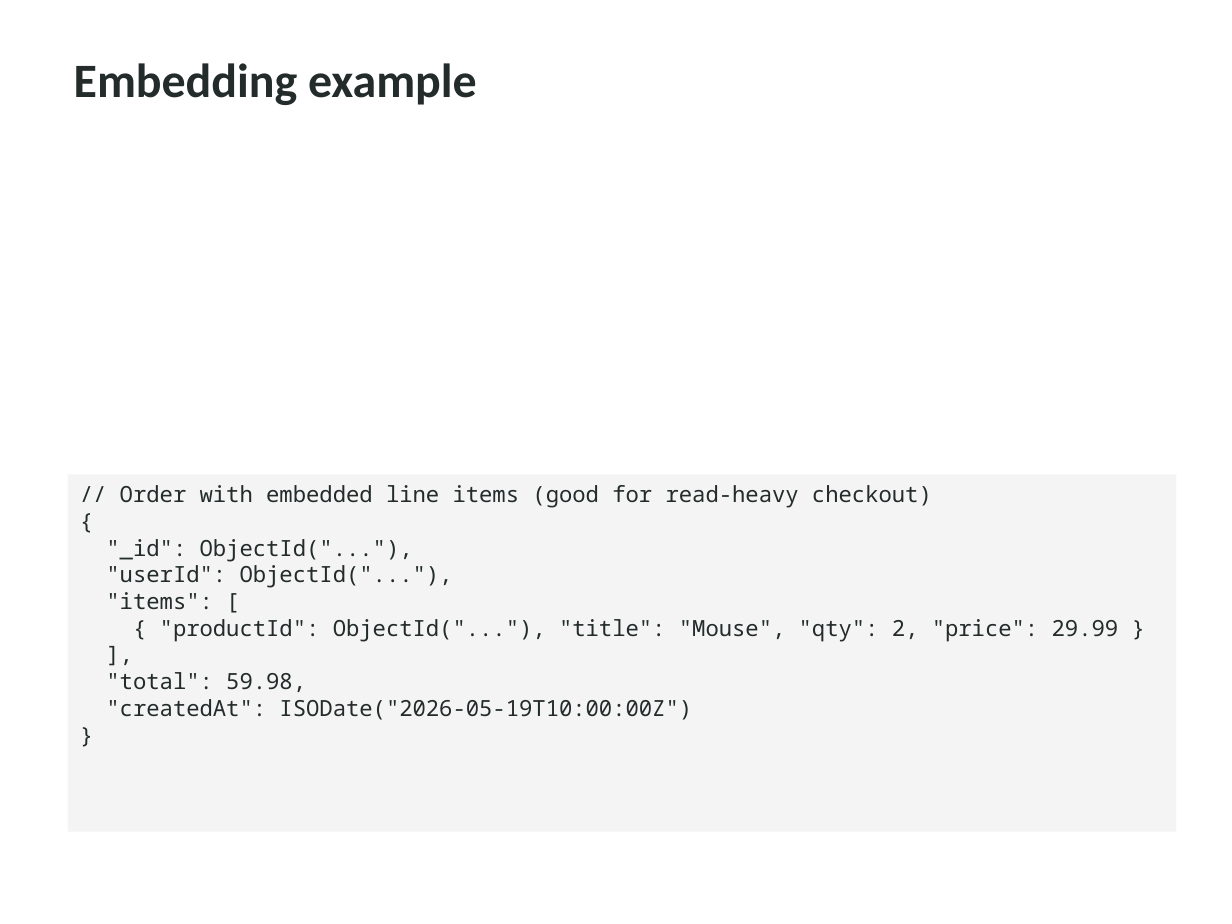
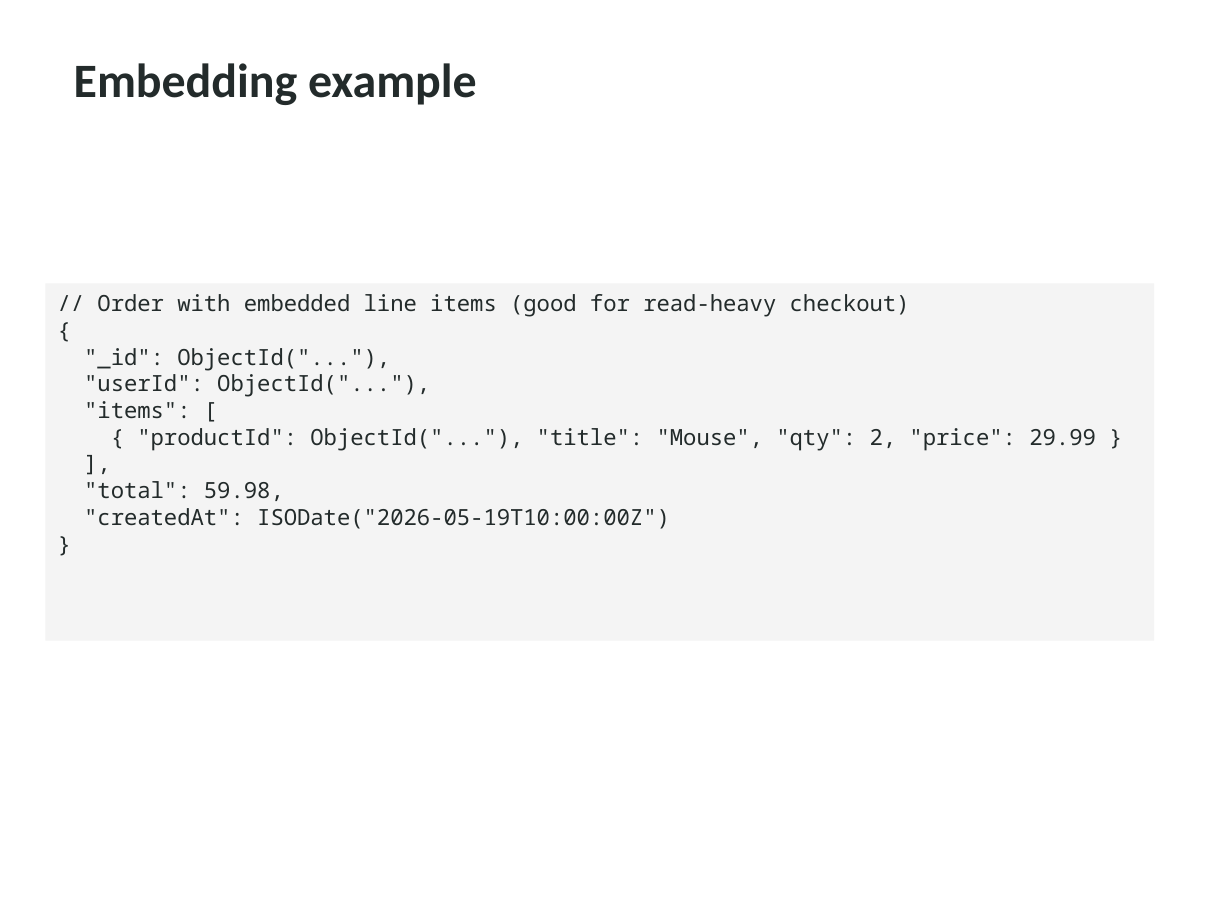
Before and after one commit to kashiraza01/MERN-Lectures, a slide deck: slide 32 of Week 5/Day 22/Lecture Day 22 - Introduction to MongoDB.pptx. Drawn at 1232x924 pixels with LibreOffice and Linux fonts; fonts in the diff are those of the drawing. Boxes give left, top, right and bottom in pixels: in the first picture for what was removed or moved away, otherwise in the second. Text is boxed around its words. In the diff, an @@ line names an element or a change of style, - is before the commit and + after.

```diff
--- a/Week 5/Day 22/Lecture Day 22 - Introduction to MongoDB.pptx
+++ b/Week 5/Day 22/Lecture Day 22 - Introduction to MongoDB.pptx
@@ rectangle "// Order with embedded line ...": place and size @@
-rectangle "// Order with embedded line ..." at (68, 474, 1177, 832)
+rectangle "// Order with embedded line ..." at (46, 283, 1154, 641)
```
Also in this commit, not shown: 4 other slides changed, 4 slides removed.
